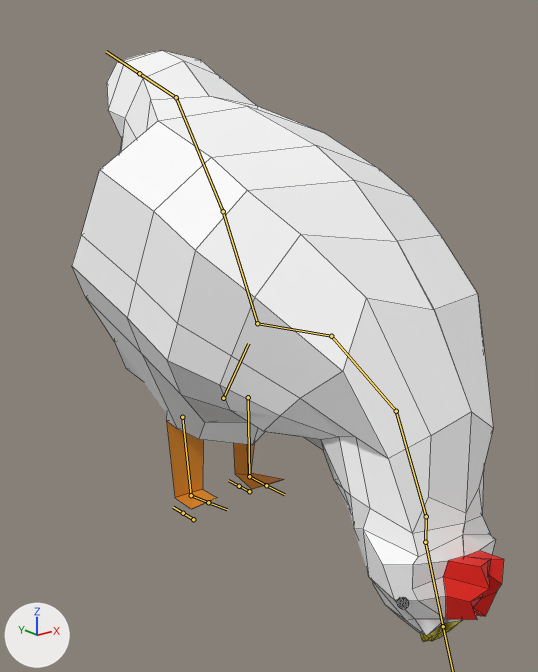
What one commit did to the FBX model Assets/Models/Chicken.fbx.
The view is the same before and after, from a camera (50 mm lens) standing at (-4.52, -6.54, 4.45) and looking at (0.15, -0.69, 2.11). Lighting does not change. The marker at lower left points along +X, +Y and +Z. Both versions are drawn at frame 9 of the action 'Armature|Work'; the numbers are the values there. The bones that bend it are drawn over the model as lines. Mesh edges are drawn as thin lines.

Objects in the first picture: 'Chicken.000'.
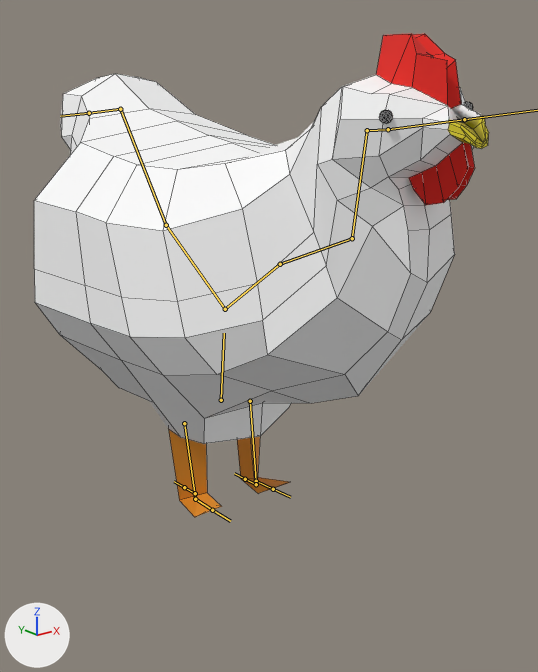
The edits, one by one:
Bone 'Body' (bone_body) moves from (-0.02, 0.1, -0.05) to (0.0, 0.1, 0.0).
Bone 'Body' (bone_body) turns from (-4, -3, -26) to (0, -1, -5) degrees about its own x, y and z.
Bone 'Up.1' (bone_up_1) turns from (-9, 0, 0) to (0, 0, 0) degrees about its own x, y and z.
Bone 'Up.2' (bone_up_2) turns from (-31, -2, 0) to (-10, -1, -1) degrees about its own x, y and z.
Bone 'Up.3' (bone_up_3) turns from (-59, -6, -4) to (21, 10, -2) degrees about its own x, y and z.
Bone 'Neck' (bone_neck) turns from (20, -2, 1) to (-28, -8, -6) degrees about its own x, y and z.
Bone 'Head' (bone_head) turns from (43, 2, 4) to (30, -1, 3) degrees about its own x, y and z.
Bone 'Down.2' (bone_down_2) turns from (-16, -4, 0) to (10, 0, -2) degrees about its own x, y and z.
Bone 'Down.3' (bone_down_3) turns from (-4, -5, 8) to (-35, -11, 9) degrees about its own x, y and z.
Bone 'Leg.L' (bone_leg_l) turns from (10, 0, 6) to (-7, 0, -1) degrees about its own x, y and z.
Bone 'Leg.R' (bone_leg_r) moves from (0.0, 0.07, -0.01) to (0.0, 0.0, 0.0).
Bone 'Leg.R' (bone_leg_r) turns from (5, 0, 3) to (-17, 0, -3) degrees about its own x, y and z.
Bone 'Foot.R' (bone_foot_r) turns from (26, -6, 3) to (19, -7, -2) degrees about its own x, y and z.

Location of each change, (x1, y1, x2, y2) in pixels of the pictures (538 x 672 px):
'Chicken.000', posed (18% shorter): before (72, 50, 504, 642); after (34, 33, 489, 517)
bone 'Body', root to tip: before (223, 398) to (248, 343); after (221, 400) to (224, 333)
bone 'Up.1', root to tip: before (257, 323) to (331, 336); after (225, 309) to (280, 264)
bone 'Up.2', root to tip: before (331, 336) to (396, 411); after (280, 264) to (352, 238)
bone 'Up.3', root to tip: before (396, 411) to (426, 516); after (352, 238) to (367, 130)
bone 'Neck', root to tip: before (426, 516) to (425, 542); after (367, 130) to (388, 129)
bone 'Head', root to tip: before (425, 542) to (443, 626); after (388, 129) to (464, 119)
bone 'Down.2', root to tip: before (223, 211) to (176, 97); after (166, 225) to (120, 109)
bone 'Down.3', root to tip: before (176, 97) to (139, 73); after (120, 109) to (89, 113)
bone 'Leg.L', root to tip: before (248, 397) to (249, 476); after (250, 401) to (256, 481)
bone 'Leg.R', root to tip: before (182, 417) to (191, 495); after (184, 423) to (195, 499)
bone 'Foot.R', root to tip: before (191, 495) to (208, 502); after (195, 499) to (212, 510)
